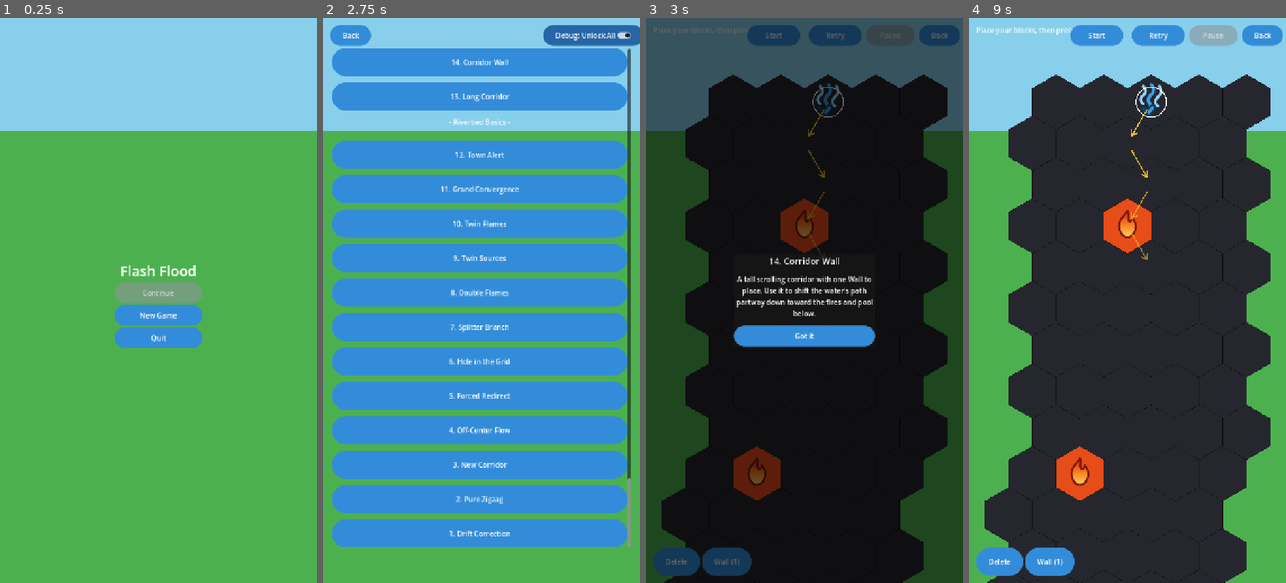
Above: before the commit, frames 1-4 (left to right).
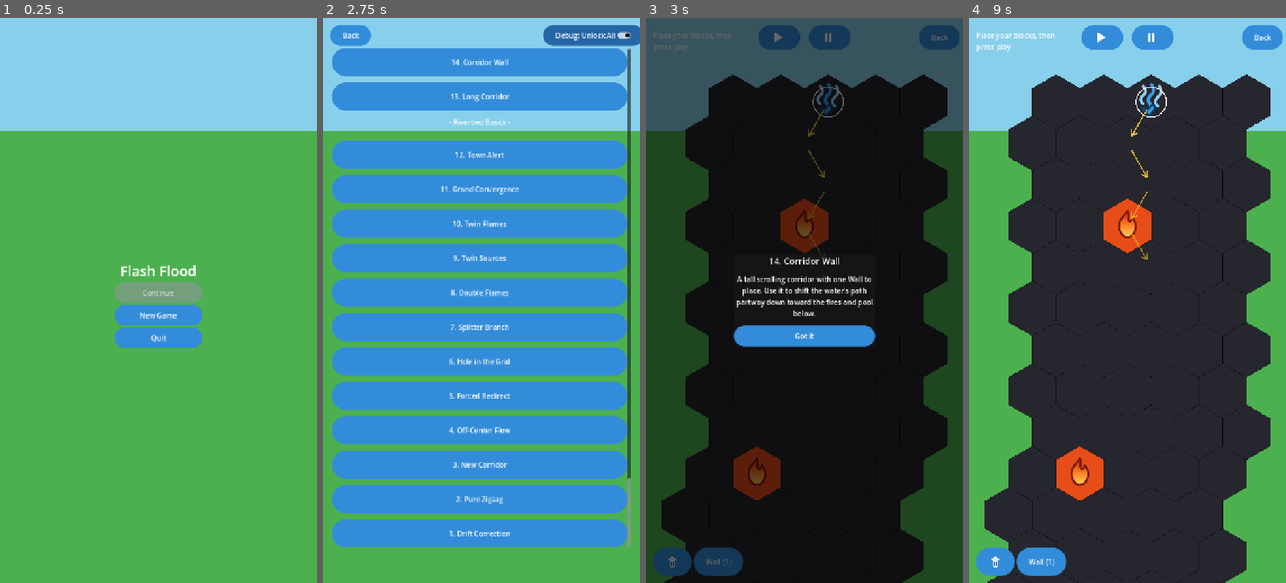
Above: after the commit, the same moments.

Repository: jitternoise/sunny_balcony
Game: Godot game, scene res://scenes/MainMenu.tscn
Same seed, same stepped clock (60 frames per second), same inputs: the game is played once before the commit and once after it.
Inputs (mouse positions are in pixels of both pictures, inside the frame that each line leads up to; where the layout moved, square brackets give the same spot in the first picture):
- Up to frame 1 (0.25 s): no input
- Up to frame 2 (2.75 s): click "New Game" at 0.5 s; click "Slot 1 (new game)" at 1.25 s; click "15. Corridor Split" at 2 s
- Up to frame 3 (3 s): click "14. Corridor Wall" at 2.75 s
- Up to frame 4 (9 s): click (1159, 34) at 3.5 s, where only the run before the commit has a clickable "Retry"; click (1152, 34) at 4.27 s; click (1102, 34) [1095, 34] at 5 s; click (1102, 34) [1095, 34] at 5.75 s; click (1159, 34) at 6.5 s, where only the run before the commit has a clickable "Retry"; click (1159, 34) at 7.25 s, where only the run before the commit has a clickable "Retry"; click "Wall (1)" at 8 s; click "Got it" at 8.75 s

Frames 1-2 are identical in both runs. In frame 3, 1.2% of the frame differs, in the area x 2-99%, y 1-99%; in frame 4, 2.1%.

Commit message:
Replace HUD button labels with icons; move Retry into the pause menu
- Start and Pause become icon-only buttons (play triangle, double bar)
  and Delete becomes a trash can, drawn as SVGs in the project's existing
  icon style rather than font glyphs, which the default font lacks.
- The HUD Retry button is gone; Retry now lives only in the pause menu
  and the lose popup. So that Retry stays reachable at all times, Pause
  is enabled before Start too, where it acts as the in-level menu.
- The status label no longer sits clipped under the Start button, and its
  copy says press play instead of naming a button that has no label.

Co-Authored-By: Claude Opus 5 <noreply@anthropic.com>
Claude-Session: https://claude.ai/code/session_01QEBxR8firEGJgpMLQAG7a7

Diff:
--- /dev/null
+++ b/game/assets/icons/ui_pause.svg
@@ -0,0 +1,7 @@
+<svg xmlns="http://www.w3.org/2000/svg" viewBox="0 0 100 100" width="32" height="32">
+  <!-- HUD transport: pause (double bar). White glyph, sized for the blue pill buttons. -->
+  <g fill="#ffffff">
+    <rect x="28" y="20" width="16" height="60" rx="5"/>
+    <rect x="56" y="20" width="16" height="60" rx="5"/>
+  </g>
+</svg>
--- /dev/null
+++ b/game/assets/icons/ui_play.svg
@@ -0,0 +1,4 @@
+<svg xmlns="http://www.w3.org/2000/svg" viewBox="0 0 100 100" width="32" height="32">
+  <!-- HUD transport: play (Start). White glyph, sized for the blue pill buttons. -->
+  <path d="M30 20 L80 50 L30 80 Z" fill="#ffffff" stroke="#ffffff" stroke-width="8" stroke-linejoin="round"/>
+</svg>
--- /dev/null
+++ b/game/assets/icons/ui_trash.svg
@@ -0,0 +1,12 @@
+<svg xmlns="http://www.w3.org/2000/svg" viewBox="0 0 100 100" width="32" height="32">
+  <!-- Inventory bar: delete/eraser mode (trash can). White glyph on the blue pill. -->
+  <g fill="#ffffff">
+    <rect x="40" y="14" width="20" height="9" rx="3"/>
+    <rect x="20" y="26" width="60" height="11" rx="5"/>
+    <path d="M28 42 H72 L67 82 A5 5 0 0 1 62 87 H38 A5 5 0 0 1 33 82 Z"/>
+  </g>
+  <g stroke="#2a6ba8" stroke-width="5" stroke-linecap="round">
+    <line x1="43" y1="52" x2="43" y2="76"/>
+    <line x1="57" y1="52" x2="57" y2="76"/>
+  </g>
+</svg>
--- a/game/scenes/Level.tscn
+++ b/game/scenes/Level.tscn
@@ -1,7 +1,9 @@
-[gd_scene load_steps=3 format=3]
+[gd_scene load_steps=5 format=3]
 
 [ext_resource type="Script" path="res://scripts/gameplay/Level.gd" id="1"]
 [ext_resource type="Script" path="res://scripts/gameplay/HexBoard.gd" id="2"]
+[ext_resource type="Texture2D" uid="uid://dvjniyu3242vd" path="res://assets/icons/ui_play.svg" id="3"]
+[ext_resource type="Texture2D" uid="uid://cwfw4rp1mc1up" path="res://assets/icons/ui_pause.svg" id="4"]
 
 [node name="Level" type="Node2D"]
 script = ExtResource("1")
@@ -39,39 +41,31 @@
 [node name="StatusLabel" type="Label" parent="UI/HUD"]
 layout_mode = 1
 offset_left = 16.0
-offset_top = 16.0
-offset_right = 400.0
-offset_bottom = 44.0
-text = "Place your blocks, then press Start"
+offset_top = 28.0
+offset_right = 230.0
+offset_bottom = 56.0
+autowrap_mode = 3
+text = "Place your blocks, then press play"
 
 [node name="StartButton" type="Button" parent="UI/HUD"]
 layout_mode = 1
 anchor_left = 0.5
-offset_left = -130.0
+offset_left = -105.0
 offset_top = 16.0
 offset_right = -10.0
-offset_bottom = 48.0
-text = "Start"
-
-[node name="RetryButton" type="Button" parent="UI/HUD"]
+offset_bottom = 72.0
+tooltip_text = "Start"
+icon = ExtResource("3")
+
+[node name="PauseButton" type="Button" parent="UI/HUD"]
 layout_mode = 1
 anchor_left = 0.5
 offset_left = 10.0
 offset_top = 16.0
-offset_right = 130.0
-offset_bottom = 48.0
-text = "Retry"
-
-[node name="PauseButton" type="Button" parent="UI/HUD"]
-layout_mode = 1
-anchor_left = 1.0
-anchor_right = 1.0
-offset_left = -220.0
-offset_top = 16.0
-offset_right = -110.0
-offset_bottom = 48.0
-disabled = true
-text = "Pause"
+offset_right = 105.0
+offset_bottom = 72.0
+tooltip_text = "Pause"
+icon = ExtResource("4")
 
 [node name="BackButton" type="Button" parent="UI/HUD"]
 layout_mode = 1
@@ -80,7 +74,7 @@
 offset_left = -100.0
 offset_top = 16.0
 offset_right = -16.0
-offset_bottom = 48.0
+offset_bottom = 72.0
 text = "Back"
 
 [node name="BudgetLabel" type="Label" parent="UI/HUD"]
--- a/game/scripts/gameplay/Level.gd
+++ b/game/scripts/gameplay/Level.gd
@@ -40,7 +40,6 @@
 @onready var inventory_bar: HBoxContainer = $UI/HUD/InventoryBar
 @onready var back_button: Button = $UI/HUD/BackButton
 @onready var start_button: Button = $UI/HUD/StartButton
-@onready var retry_button: Button = $UI/HUD/RetryButton
 @onready var pause_button: Button = $UI/HUD/PauseButton
 @onready var tick_timer: Timer = $TickTimer
 
@@ -57,10 +56,8 @@
 
 ## Small modal-style popup shown on a loss (see _on_level_lost()): a dimmed
 ## overlay plus a centered panel with the loss reason and two buttons,
-## Retry and Level Select. Sits on top of the always-visible HUD
-## Retry/Back buttons -- those still work too (e.g. if the player dismisses
-## this panel some other way in the future), this is just a more obvious,
-## harder-to-miss prompt right at the moment of failure.
+## Retry and Level Select. Sits on top of the HUD's Back button, which
+## still works too; this panel carries the only Retry available on a loss.
 @onready var lose_panel: Control = $UI/LosePanel
 @onready var lose_reason_label: Label = $UI/LosePanel/Center/Panel/VBox/ReasonLabel
 @onready var lose_retry_button: Button = $UI/LosePanel/Center/Panel/VBox/ButtonRow/RetryButton
@@ -71,7 +68,7 @@
 ## Structured identically to lose_panel above (dimmed ColorRect + centered
 ## PanelContainer) and, like lose_panel, is added as the LAST child under
 ## UI so it draws on top of -- and is hit-tested before -- every other UI
-## node, including the HUD's Start/Retry/Back buttons and the inventory
+## node, including the HUD's Start/Pause/Back buttons and the inventory
 ## bar. Its Dim rect has mouse_filter = MOUSE_FILTER_STOP (1), so while
 ## intro_panel.visible is true, any tap/click anywhere on screen is
 ## consumed by that rect and never reaches a button underneath -- this is
@@ -109,6 +106,7 @@
 ## before. Picking a block from the inventory bar switches the mode back off.
 var delete_mode: bool = false
 const DELETE_BUTTON_NAME := "delete_mode"
+const DELETE_ICON := preload("res://assets/icons/ui_trash.svg")
 
 ## The res://data/levels/*.tres path this scene was loaded with (captured
 ## from GameState.pending_level_path at the very start of _ready(), before
@@ -200,7 +198,6 @@
 
 	back_button.pressed.connect(func(): get_tree().change_scene_to_file("res://scenes/LevelSelect.tscn"))
 	start_button.pressed.connect(_on_start_pressed)
-	retry_button.pressed.connect(_on_retry_pressed)
 	pause_button.pressed.connect(_on_pause_pressed)
 	pause_resume_button.pressed.connect(_on_resume_pressed)
 	pause_retry_button.pressed.connect(_on_retry_pressed)
@@ -242,7 +239,6 @@
 		return
 	started = true
 	start_button.disabled = true
-	pause_button.disabled = false # nothing to freeze before the water starts flowing
 	# From here on, block placements/removals buffer to the next
 	# PLACEMENT beat instead of landing immediately -- see HexBoard.started.
 	board.started = true
@@ -256,8 +252,9 @@
 ## the board (clearing terrain/water/inventory back to the level's starting
 ## state), stops the timer, and re-arms the Start button. Available at any
 ## time, including after a loss or mid-flow, so retrying a level never
-## requires a round trip through Level Select. Shared by both the always-on
-## HUD Retry button and the lose-popup's Retry button. Deliberately does
+## requires a round trip through Level Select. Shared by the pause menu's
+## Retry button and the lose-popup's Retry button -- the HUD itself no
+## longer carries one. Deliberately does
 ## NOT re-show the intro popup -- the player has already seen it once this
 ## visit to the level, and a Retry mid-attempt shouldn't re-block input on
 ## something they've already acknowledged. board.setup() (called below)
@@ -273,12 +270,11 @@
 	tick_timer.paused = false
 	tick_timer.stop()
 	started = false
-	pause_button.disabled = true
+	pause_button.disabled = false
 	delete_mode = false
 	current_beat = BeatPhase.PLACEMENT
 	_subtick_count = 0
 	start_button.disabled = false
-	retry_button.disabled = false
 	board.selected_block_id = ""
 	board.setup(level_data, block_catalog)
 	_build_inventory_bar()
@@ -288,11 +284,16 @@
 ## Freezes the game: holds the tick timer (so no beat advances and the water
 ## stops mid-flow), cancels any press/aim in progress so a half-charged
 ## catapult can't fire on resume, and raises the pause popup, whose dimmed
-## overlay swallows every board tap until Resume is pressed. Only meaningful
-## once Start has been pressed -- before that nothing is moving, so the HUD
-## Pause button stays disabled (see _on_start_pressed()).
+## overlay swallows every board tap until Resume is pressed.
+##
+## Available before Start as well, where it acts as the in-level menu: since
+## the HUD no longer carries its own Retry button, this panel is the only
+## route to Retry, and a player who mis-planned their pre-start layout still
+## needs a way to reset it. Pausing a game that has not started is harmless
+## -- the tick timer is already stopped, so holding it changes nothing, and
+## Resume just closes the panel.
 func _on_pause_pressed() -> void:
-	if not started or paused or board.game_over:
+	if paused or board.game_over:
 		return
 	paused = true
 	tick_timer.paused = true
@@ -357,7 +358,8 @@
 	# See delete_mode / _on_delete_button_toggled().
 	var delete_button := Button.new()
 	delete_button.name = DELETE_BUTTON_NAME
-	delete_button.text = "Delete"
+	delete_button.icon = DELETE_ICON
+	delete_button.tooltip_text = "Delete blocks"
 	delete_button.toggle_mode = true
 	delete_button.button_pressed = delete_mode
 	delete_button.toggled.connect(_on_delete_button_toggled)
@@ -729,7 +731,6 @@
 func _on_level_won() -> void:
 	tick_timer.stop()
 	pause_button.disabled = true
-	retry_button.disabled = true # avoid interfering with the win popup below
 	status_label.text = "Level complete!"
 	GameState.mark_level_complete(level_data.level_id)
 
@@ -771,9 +772,10 @@
 
 
 ## On a loss, stop the timer and pop up the small Retry / Level Select
-## panel (see lose_panel above) with a reason-specific message -- the
-## always-visible HUD Retry/Back buttons keep working underneath it too,
-## this is just the primary, hard-to-miss prompt at the moment of failure.
+## panel (see lose_panel above) with a reason-specific message. With no
+## HUD Retry button any more this panel is the only Retry available at
+## that point, so it is both the prompt and the way out. The HUD's Back
+## button still works underneath it.
 func _on_level_lost() -> void:
 	tick_timer.stop()
 	pause_button.disabled = true
--- a/game/tests/SmokeLevel.gd
+++ b/game/tests/SmokeLevel.gd
@@ -32,11 +32,24 @@
 	var board = level.get_node("Board")
 
 	print("Pre-start")
-	_check(pause_button.disabled, "Pause disabled before Start")
+	# Pause doubles as the in-level menu and is the only route to Retry, so
+	# unlike Start it is live from the moment the level loads.
+	_check(not pause_button.disabled, "Pause enabled before Start (it is the menu)")
 	_check(not pause_panel.visible, "pause panel hidden before Start")
+	_check(level.get_node_or_null("UI/HUD/RetryButton") == null, "no Retry button on the HUD")
+	_check(pause_button.icon != null and pause_button.text == "", "Pause is icon-only")
+	_check(level.get_node("UI/HUD/StartButton").icon != null, "Start is icon-only")
 	var delete_button: Button = inventory_bar.get_node_or_null("delete_mode")
 	_check(delete_button != null and delete_button.toggle_mode, "Delete toggle present in inventory bar")
+	_check(delete_button.icon != null and delete_button.text == "", "Delete is icon-only")
 	_check(inventory_bar.get_child(0) == delete_button, "Delete is first button in bar")
+
+	# The pause menu must be reachable before Start, since it now holds the
+	# only Retry.
+	pause_button.pressed.emit()
+	_check(pause_panel.visible, "pause menu opens before Start")
+	level.get_node("UI/PausePanel/Center/Panel/VBox/ResumeButton").pressed.emit()
+	_check(not pause_panel.visible, "pause menu closes again before Start")
 
 	print("Delete mode")
 	var block_ids: Array = board.inventory.keys()
@@ -66,7 +79,7 @@
 	print("Pause / Resume")
 	level.get_node("UI/HUD/StartButton").pressed.emit()
 	_check(level.started and not tick_timer.is_stopped(), "Start runs the tick timer")
-	_check(not pause_button.disabled, "Pause enabled after Start")
+	_check(not pause_button.disabled, "Pause still enabled after Start")
 	var beat_before: int = level.current_beat
 	pause_button.pressed.emit()
 	_check(level.paused and tick_timer.paused, "Pause holds the tick timer")
@@ -85,7 +98,8 @@
 	pause_button.pressed.emit()
 	level.get_node("UI/PausePanel/Center/Panel/VBox/ButtonRow/RetryButton").pressed.emit()
 	_check(not level.paused and not pause_panel.visible, "Retry from pause popup unpauses")
-	_check(tick_timer.is_stopped() and pause_button.disabled, "Retry stops timer and disables Pause")
+	_check(tick_timer.is_stopped(), "Retry stops the timer")
+	_check(not pause_button.disabled, "Pause still available after Retry")
 	_check(inventory_bar.get_node_or_null("delete_mode") != null, "Delete button rebuilt after Retry")
 
 	if _failures == 0:
Not shown, added: game/assets/icons/ui_pause.svg.import
Not shown, added: game/assets/icons/ui_play.svg.import
Not shown, added: game/assets/icons/ui_trash.svg.import
Not shown, added: game/tests/Screenshots.gd.uid
